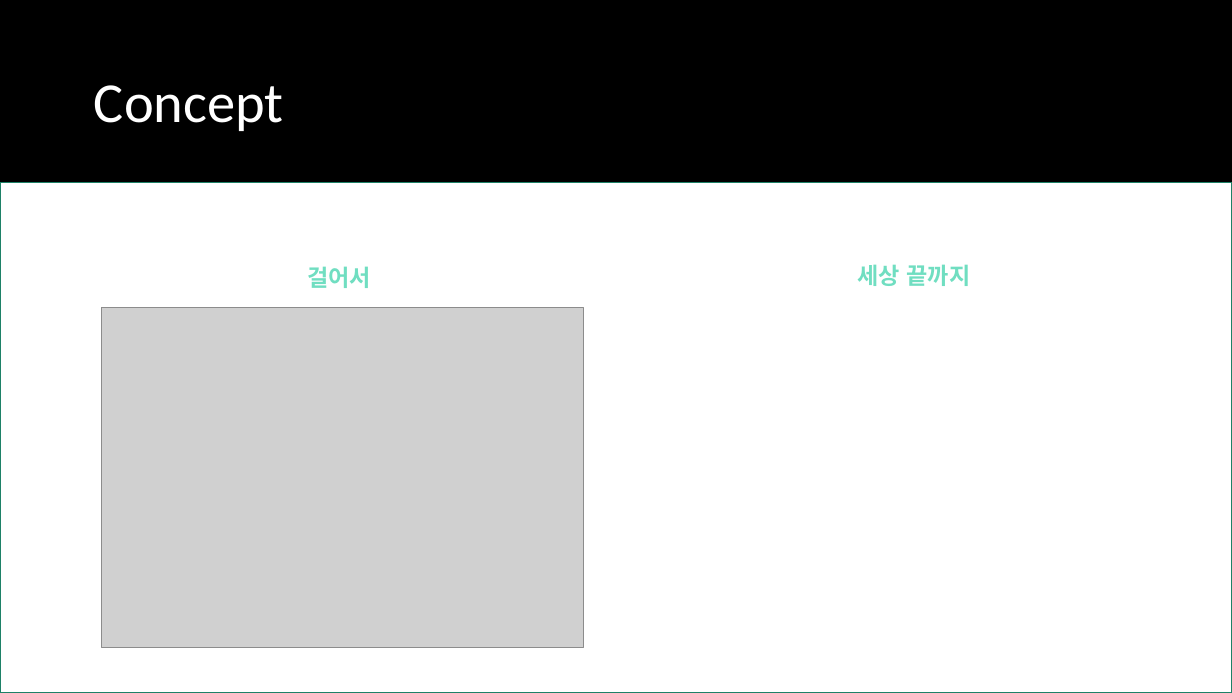
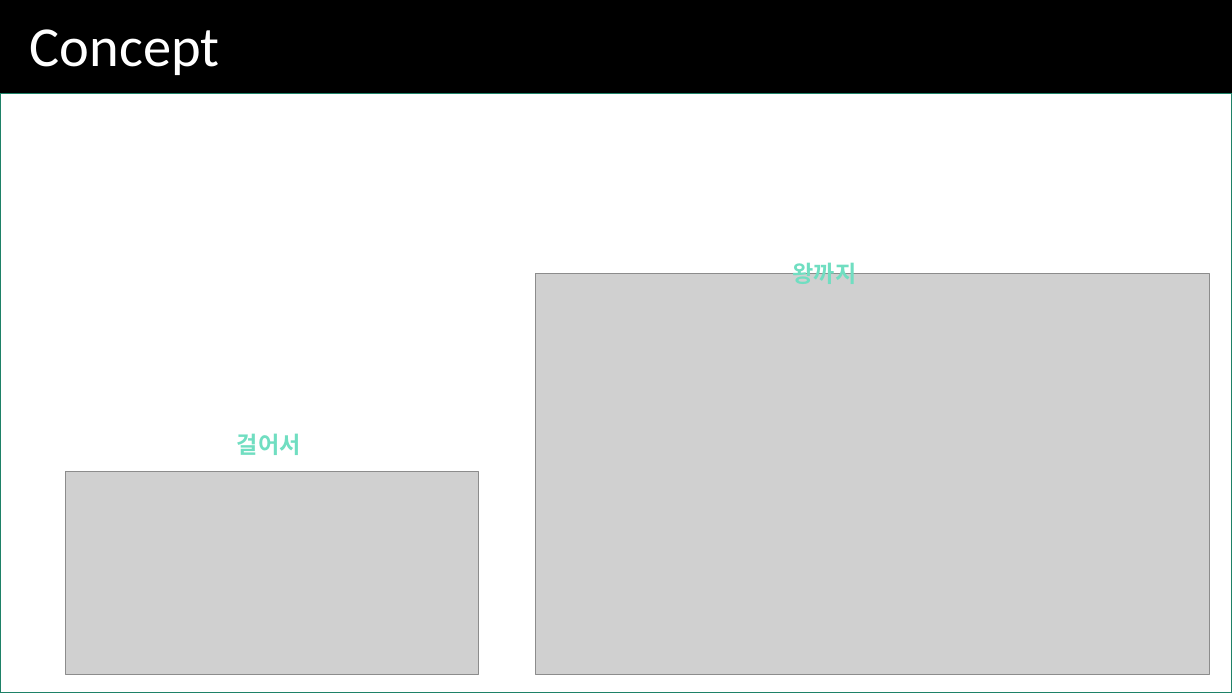
Before and after one commit to SeEunK/KProject, a slide deck: slide 2 of TEXT RPG.pptx. Drawn at 1232x693 pixels with LibreOffice and Linux fonts; fonts in the diff are those of the drawing; grey boxes stand for pictures. Boxes give left, top, right and bottom in pixels: in the first picture for what was removed or moved away, otherwise in the second. Text is boxed around its words. In the diff, an @@ line names an element or a change of style, - is before the commit and + after.

Commit message:
text prg ppt add

```diff
--- a/TEXT RPG.pptx
+++ b/TEXT RPG.pptx
@@ title "Concept": place and size @@
-title "Concept" at bbox=[94, 85, 284, 131]
+title "Concept" at bbox=[30, 29, 220, 75]
@@ rectangle: place and size @@
-rectangle at bbox=[0, 183, 1232, 693]
+rectangle at bbox=[0, 93, 1232, 693]
@@ text at bbox=[793, 259, 857, 284]: text changed @@
-세상 끝까지
+왕까지
@@ picture added at bbox=[535, 274, 1210, 674] @@
@@ text "걸어서": place and size @@
-text "걸어서" at bbox=[307, 266, 371, 288]
+text "걸어서" at bbox=[237, 433, 301, 455]
@@ picture: place and size @@
-picture at bbox=[102, 308, 583, 648]
+picture at bbox=[66, 471, 479, 674]
```
Also in this commit, not shown: 4 other slides changed, 5 slides added, 1 slide removed, 1 other file.
